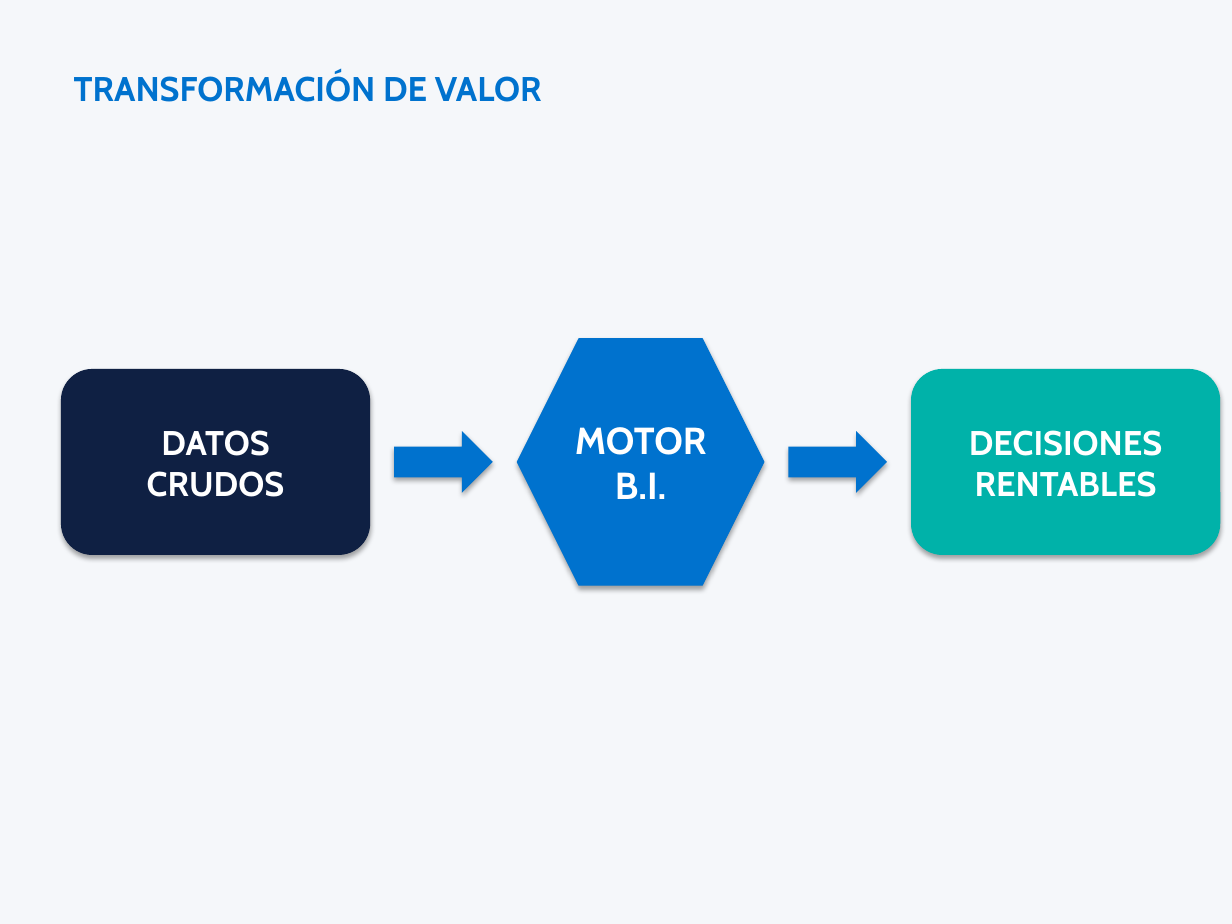
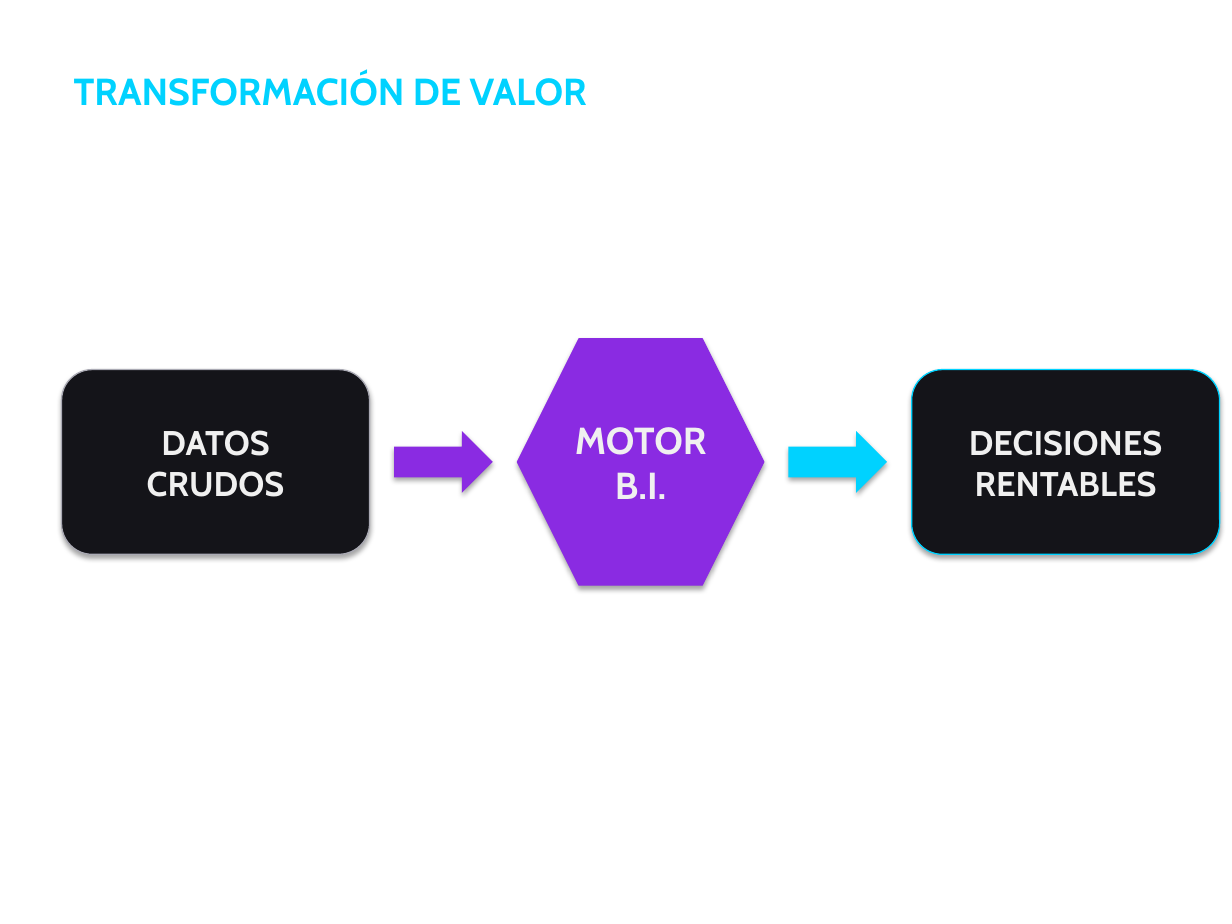
Before and after one commit to Loren292/Web-Scrapper, a slide deck: slide 1 of Presentacion_BI.pptx. Drawn at 1232x924 pixels with LibreOffice and Linux fonts; fonts in the diff are those of the drawing; background and template pictures are left out. Boxes give left, top, right and bottom in pixels: in the first picture for what was removed or moved away, otherwise in the second. Text is boxed around its words. In the diff, an @@ line names an element or a change of style, - is before the commit and + after.

```diff
--- a/Presentacion_BI.pptx
+++ b/Presentacion_BI.pptx
@@ background #F5F7FA to picture (left out) @@
@@ text "TRANSFORMACIÓN DE VALOR" at [74,73,587,106]: size 20 to 22 pt, text colour #0072CE to #00D2FF @@
@@ hexagon "MOTOR B.I." at [517,339,764,585]: text colour #FFFFFF to #F0F0F0; fill #0072CE to #8A2BE2; outline #0072CE 0.75 pt to #8A2BE2 0.75 pt @@
@@ rounded rectangle "DATOS CRUDOS" at [62,370,370,554]: text colour #FFFFFF to #F0F0F0; fill #0F2043 to #141419; outline #0F2043 0.75 pt to #AAAAB4 0.75 pt @@
@@ rounded rectangle "DECISIONES RENTABLES" at [912,370,1220,554]: text colour #FFFFFF to #F0F0F0; fill #00B2A9 to #141419; outline #00B2A9 0.75 pt to #00D2FF 0.75 pt @@
@@ right arrow at [394,431,493,493]: fill #0072CE to #8A2BE2 @@
@@ right arrow at [788,431,887,493]: fill #0072CE to #00D2FF @@
```
Also in this commit, not shown: 2 other slides changed, 2 other files.
